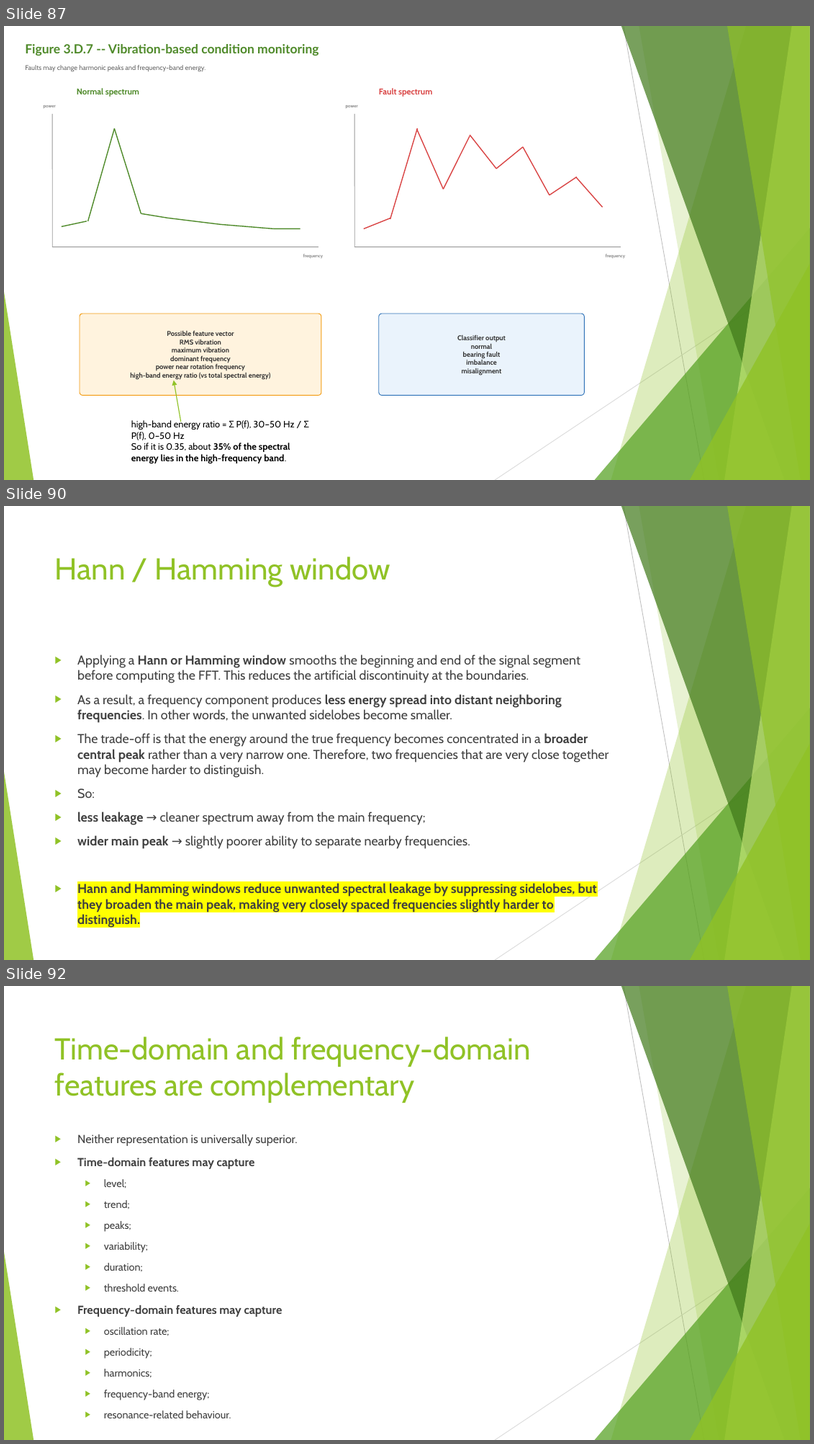
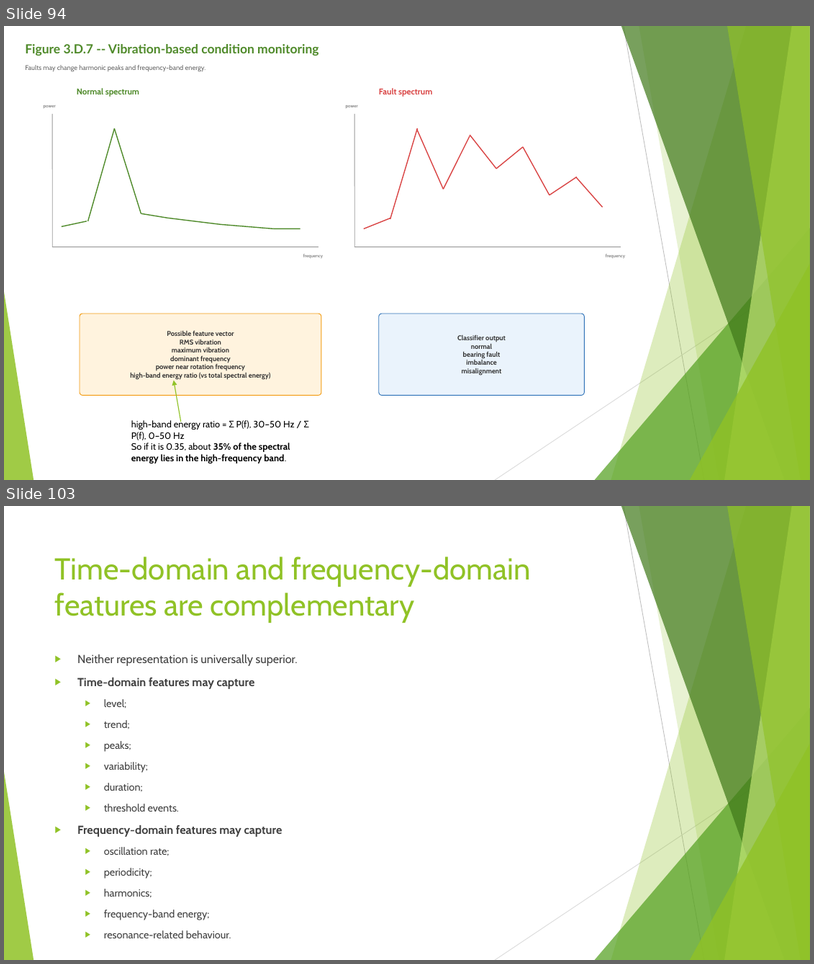
Before and after one commit to FranzGH/timeseries, a slide deck: Slides/03 Traditional Baselines and Feature-Based Machine Learning.pptx. Shown one above the other, each under a label of ours: slides 87, 90 and 92 before the commit, slides 94 and 103 after it; the slides between them are not shown. The pictures are 814x1444 and 814x964 pixels, drawn with LibreOffice and Linux fonts; fonts in the diff are those of the drawing. Boxes give left, top, right and bottom in pixels: in the first picture for what was removed or moved away, otherwise in the second. Text is boxed around its words. In the diff, an @@ line names an element or a change of style, - is before the commit and + after.

```diff
--- a/Slides/03 Traditional Baselines and Feature-Based Machine Learning.pptx
+++ b/Slides/03 Traditional Baselines and Feature-Based Machine Learning.pptx
@@ slide 90 removed at (4, 506, 810, 960), background #FFFFFF; not listed: 10 template elements that a slide beside it also shows @@
@@ title removed at (55, 556, 390, 587) @@
-Hann / Hamming window
@@ text removed at (77, 654, 610, 912) @@
-▶ Applying a Hann or Hamming window smooths the beginning and end of the signal segment before computing the FFT. This reduces the artificial discontinuity at the boundaries.
-▶ As a result, a frequency component produces less energy spread into distant neighboring frequencies. In other words, the unwanted sidelobes become smaller.
-▶ The trade-off is that the energy around the true frequency becomes concentrated in a broader central peak rather than a very narrow one. Therefore, two frequencies that are very close together may become harder to distinguish.
-▶ So:
-▶ less leakage → cleaner spectrum away from the main frequency;
-▶ wider main peak → slightly poorer ability to separate nearby frequencies.
-▶ Hann and Hamming windows reduce unwanted spectral leakage by suppressing sidelobes, but they broaden the main peak, making very closely spaced frequencies slightly harder to distinguish.
@@ what was slide 87 is now slide 94 @@
@@ what was slide 92 is now slide 103 @@
```
Also in this commit, not shown: 35 slides changed, 15 slides added, 3 other slides removed.
